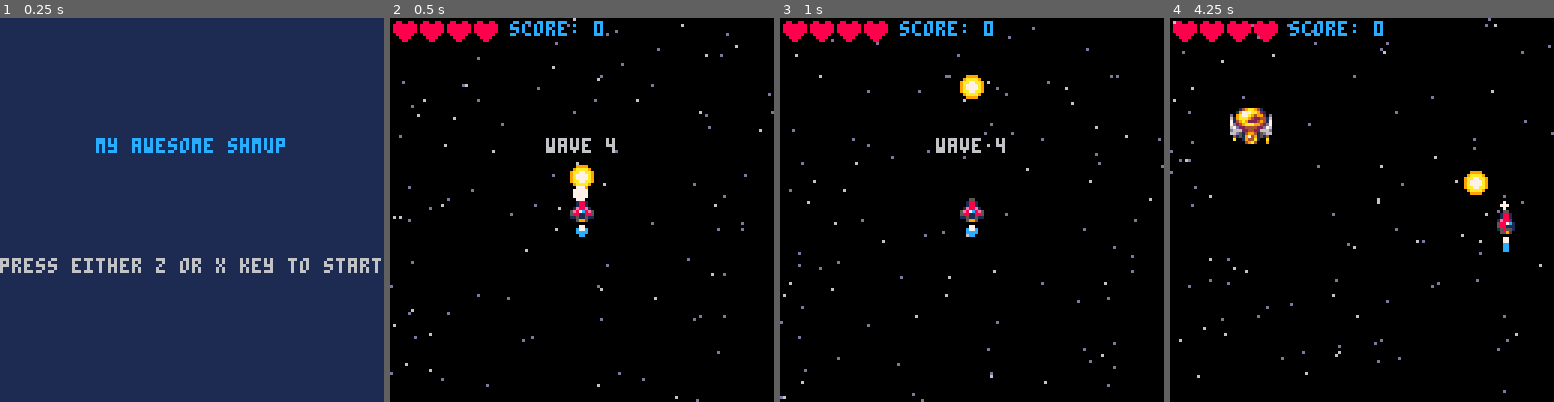
Above: before the commit, frames 1-4 (left to right).
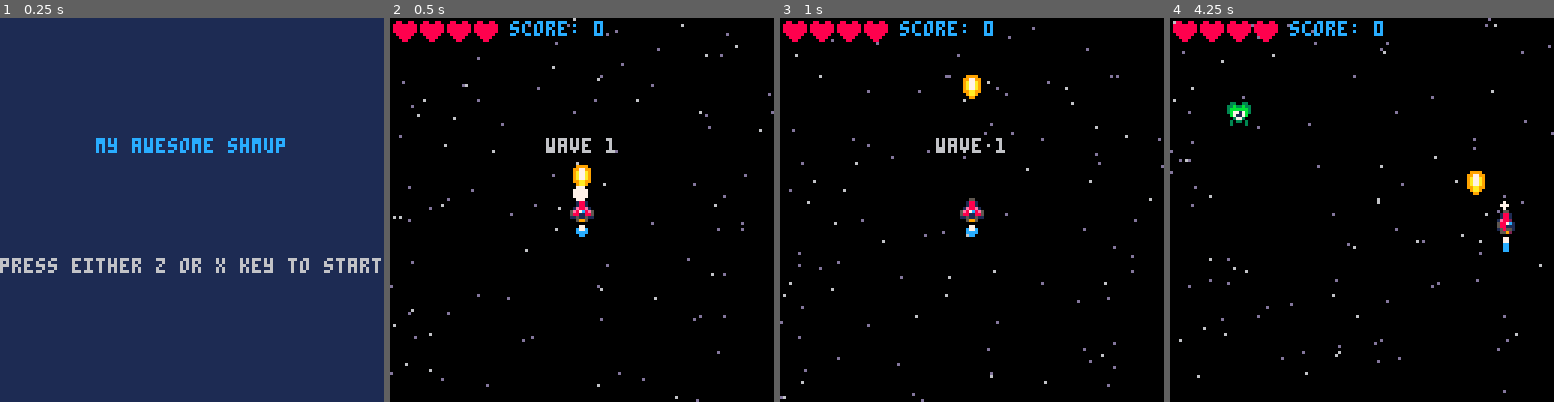
Above: after the commit, the same moments.

Repository: CRBroughton/pico-8-hero
Game: PICO-8 cartridge src/pico-8-hero.p8
Same seed, same stepped clock (60 frames per second), same inputs: the game is played once before the commit and once after it.
Inputs:
- Up to frame 1 (0.25 s): no input
- Up to frame 2 (0.5 s): tap X (X key) at 0.33 s
- Up to frame 3 (1 s): tap O (Z key) at 0.7 s
- Up to frame 4 (4.25 s): tap X (X key) at 1.07, 1.85, 2.97, 4.08 s; hold Right 1.6-2.1 s; tap O (Z key) every 0.4 s from 1.7 to 4.1 s; hold Up 2.15-2.42 s; hold Right 2.47-3.03 s; hold Left 3.08-3.58 s; hold Down 3.63-3.97 s; hold Right from 4.02 s (still down)

Frame 1 is identical in both runs. In frame 2, 0.3% of the frame differs, in the area x 46-59%, y 31-45%; in frame 3, 0.3%; in frame 4, 1.2%, in the area x 14-83%, y 21-47%.

Commit message:
fix(assets): :bento: improved bullet shape

Diff:
--- a/src/main.lua
+++ b/src/main.lua
@@ -47,7 +47,7 @@
 function startgame()
     time = 0
     lockout = 0
-    wave = 3
+    wave = 0
     nextwave()
     ship = makesprite()
     ship.lives = 4
--- a/src/pico-8-hero.p8
+++ b/src/pico-8-hero.p8
@@ -17,14 +17,14 @@
 007007000111885058811885058811100000000000000000000cc000000000000000000000000000000000000000000000000000008888000080080000000000
 00000000015585101151151101585510000000000000000000000000000000000000000000000000000000000000000000000000000880000008800000000000
 00000000002955000059950000559200000000000000000000000000000000000000000000000000000000000000000000000000000000000000000000000000
-00999900000000000000000000000000000000000330033003300330033003300330033000000000000000000000000000000000000000000000000000000000
-09aaaa900000000000000000000000000000000033b33b3333b33b3333b33b3333b33b3300000000000000000000000000000000000000000000000000000000
-9aa77aa9000000000000000000000000000000003bbbbbb33bbbbbb33bbbbbb33bbbbbb300000000000000000000000000000000000000000000000000000000
-9a7777a9000000000000000000000000000000003b7717b33b7717b33b7717b33b7717b300000000000000000000000000000000000000000000000000000000
-9a7777a9000000000000000000000000000000000b7117b00b7117b00b7117b00b7117b000000000000000000000000000000000000000000000000000000000
-9aa77aa9000000000000000000000000000000000037730000377300003773000037730000000000000000000000000000000000000000000000000000000000
-09aaaa90000000000000000000000000000000000303303003033030030330300303303000000000000000000000000000000000000000000000000000000000
-00999900000000000000000000000000000000000300003030000003030000300330033000000000000000000000000000000000000000000000000000000000
+09999000009999000000000000000000000000000330033003300330033003300330033000000000000000000000000000000000000000000000000000000000
+9977990009aaaa9000000000000000000000000033b33b3333b33b3333b33b3333b33b3300000000000000000000000000000000000000000000000000000000
+9a77a9009aa77aa90000000000000000000000003bbbbbb33bbbbbb33bbbbbb33bbbbbb300000000000000000000000000000000000000000000000000000000
+9a77a9009a7777a90000000000000000000000003b7717b33b7717b33b7717b33b7717b300000000000000000000000000000000000000000000000000000000
+9a77a9009a7777a90000000000000000000000000b7117b00b7117b00b7117b00b7117b000000000000000000000000000000000000000000000000000000000
+99aa99009aa77aa90000000000000000000000000037730000377300003773000037730000000000000000000000000000000000000000000000000000000000
+09aa900009aaaa900000000000000000000000000303303003033030030330300303303000000000000000000000000000000000000000000000000000000000
+00990000009999000000000000000000000000000300003030000003030000300330033000000000000000000000000000000000000000000000000000000000
 00000000000000000000000000000000000000000000000000000000000000000000000000000000000000000000000000000000000000000000000000000000
 00000000000000000000000000000000000000000000000000000000000000000000000000000000000000000000000000000000000000000000000000000000
 00000000000000000000000000000000000000000000000000000000000000000000000000000000000000000000000000000000000000000000000000000000
--- a/src/update.lua
+++ b/src/update.lua
@@ -25,9 +25,10 @@
     if btn(5) then
         if bullettime <= 0 then
             local bullet = makesprite()
-            bullet.x = ship.x
+            bullet.x = ship.x + 1
             bullet.y = ship.y - 3
             bullet.sprite = 16
+            bullet.collisionwidth = 6
 
             add(bullets, bullet)
 
